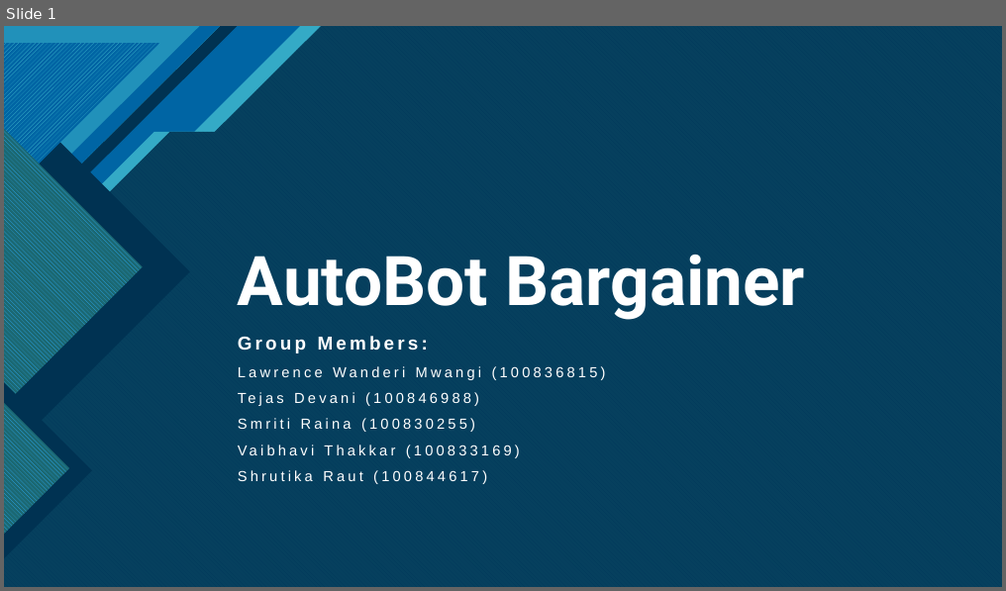
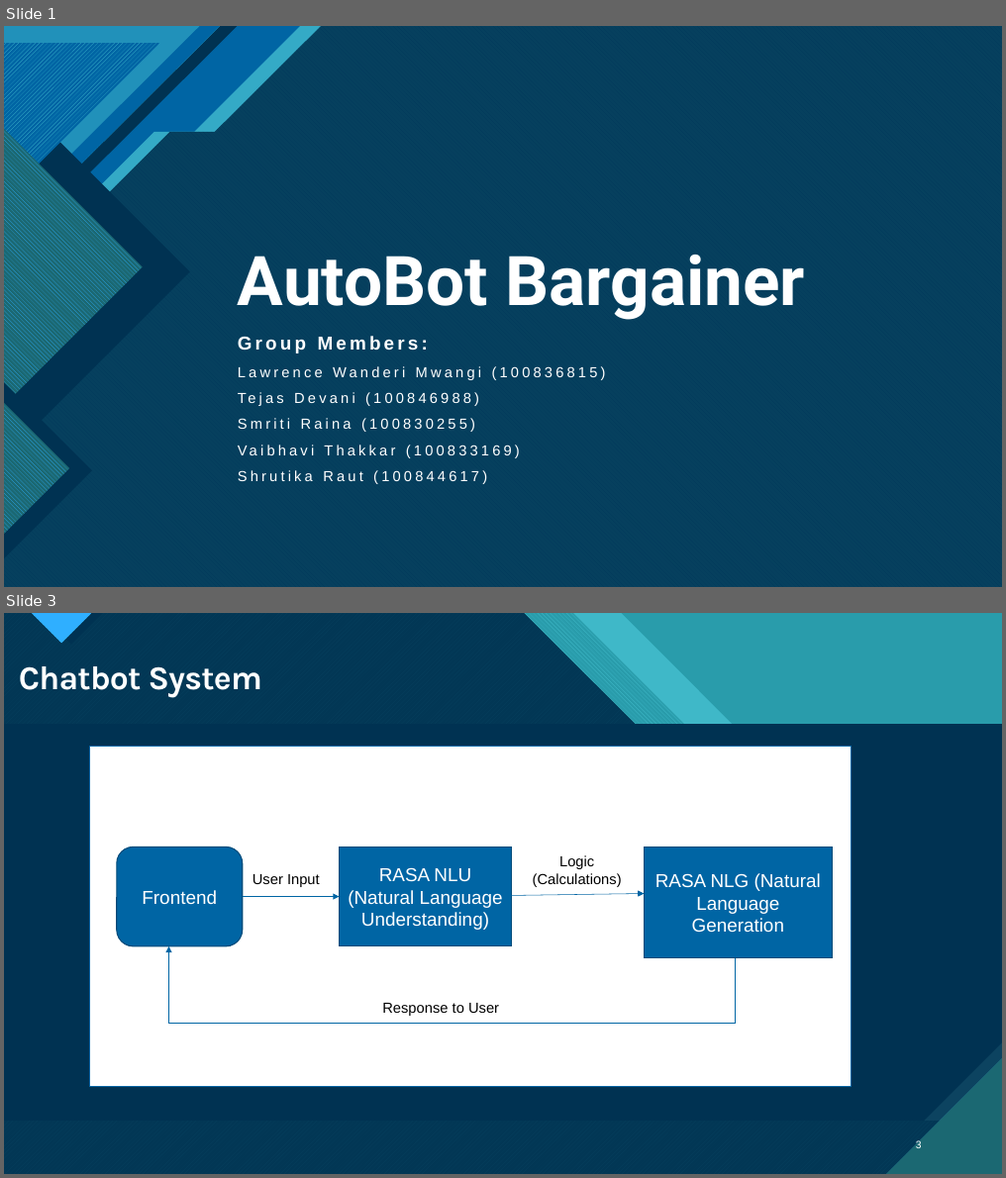
Before and after one commit to ShrutikaDRaut/Capstone2, a slide deck: AutoBot Bargainer.pptx. Shown one above the other, each under a label of ours: slide 1 before the commit, slides 1 and 3 after it; the slides between them are not shown. The pictures are 1006x591 and 1006x1178 pixels, drawn with LibreOffice and Linux fonts; fonts in the diff are those of the drawing. Boxes give left, top, right and bottom in pixels: in the first picture for what was removed or moved away, otherwise in the second. Text is boxed around its words. In the diff, an @@ line names an element or a change of style, - is before the commit and + after.

```diff
--- a/AutoBot Bargainer.pptx
+++ b/AutoBot Bargainer.pptx
@@ slide 3 added at bbox=[4, 613, 1002, 1174], background #47C3D3; not listed: 13 template elements that a slide beside it also shows @@
@@ rectangle added at bbox=[4, 613, 1002, 1174], fill #299CAB @@
@@ rectangle added at bbox=[4, 613, 1002, 1174], fill #299CAB @@
@@ freeform shape added at bbox=[4, 613, 1002, 1174], fill #47C3D3 at 74% opacity @@
@@ freeform shape added at bbox=[4, 613, 1002, 1174], fill pattern #47C3D3 on #1B6872 @@
@@ freeform shape added at bbox=[4, 613, 1002, 1174], fill #003352 at 90% opacity @@
@@ title added at bbox=[19, 666, 262, 698], 32 pt, text #FFFFFF, bold @@
+Chatbot System
@@ rectangle added at bbox=[89, 747, 851, 1087], fill #FFFFFF, outline #0065A4 1 pt @@
@@ rounded rectangle added at bbox=[117, 848, 243, 947], fill #0065A4, outline #004B79 1 pt, 18 pt, text #FFFFFF @@
+Frontend
@@ rectangle added at bbox=[340, 848, 512, 947], fill #0065A4, outline #004B79 1 pt, 18 pt, text #FFFFFF @@
+RASA NLU (Natural Language Understanding)
@@ rectangle added at bbox=[645, 848, 832, 959], fill #0065A4, outline #004B79 1 pt, 18 pt, text #FFFFFF @@
+RASA NLG (Natural Language Generation
@@ text added at bbox=[252, 874, 320, 887], 14 pt, text #000000 @@
+User Input
@@ text added at bbox=[533, 856, 622, 887], 14 pt, text #000000 @@
+Logic (Calculations)
@@ arrow added from (242, 897) to (340, 897), #0065A4 0.5 pt @@
@@ arrow added from (510, 896) to (645, 894), #0065A4 0.5 pt @@
@@ arrow added from (168, 1023) to (168, 947), #0065A4 0.5 pt @@
@@ line added from (735, 959) to (735, 1023), #0065A4 0.5 pt @@
@@ line added from (735, 1023) to (168, 1023), #0065A4 0.5 pt @@
@@ text added at bbox=[382, 1003, 499, 1016], 14 pt, text #000000 @@
+Response to User
@@ page number added at bbox=[916, 1139, 922, 1149], 10 pt, text #FFFFFF @@
+3
```
Also in this commit, not shown: 2 slides changed.
